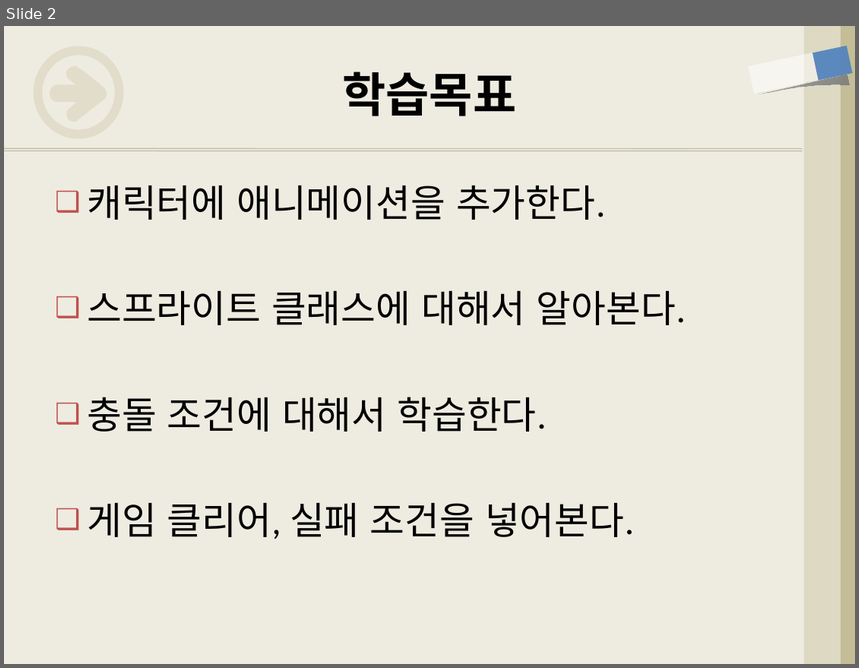
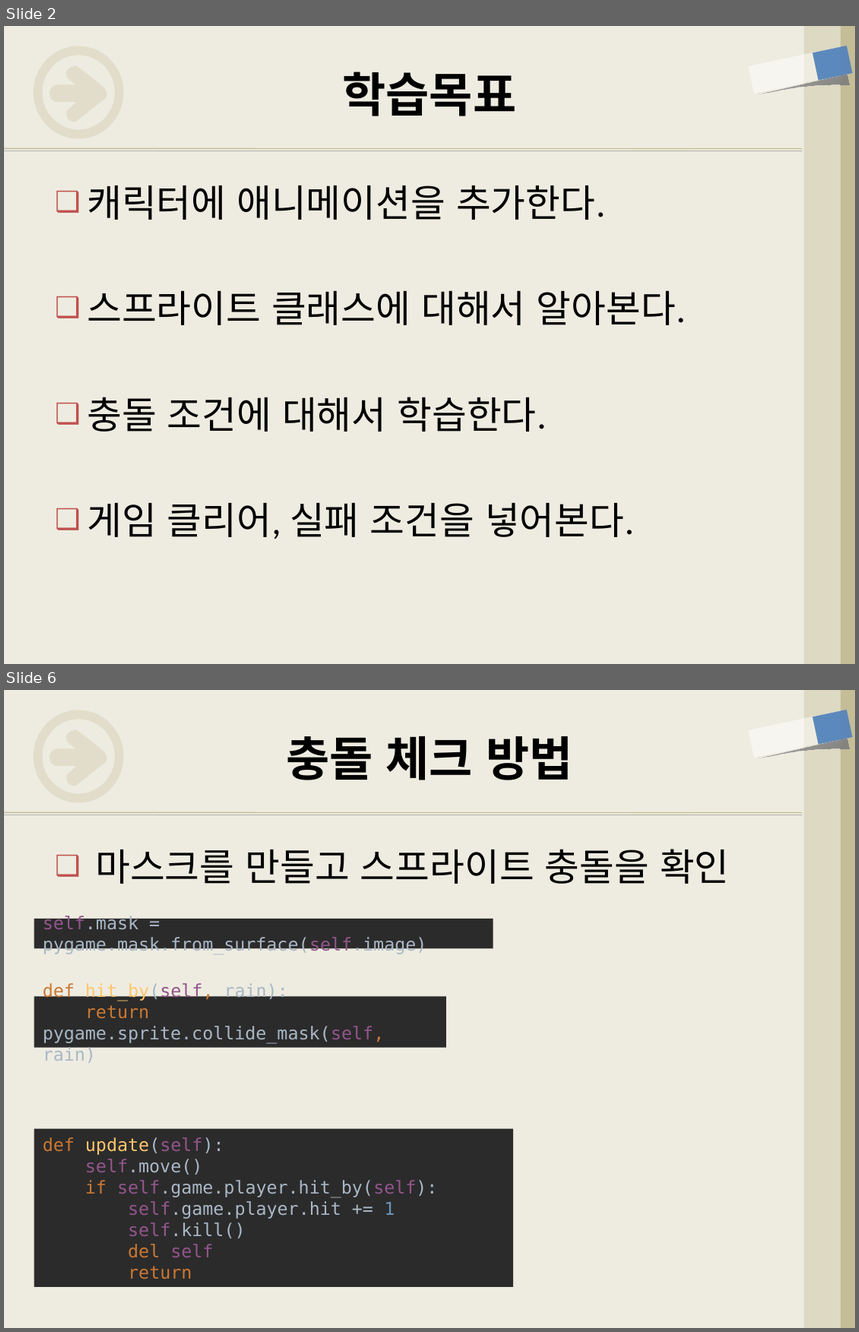
Before and after one commit to freshmea/weizman_python_class, a slide deck: textbook/파이썬5-4교시.pptx. Shown one above the other, each under a label of ours: slide 2 before the commit, slides 2 and 6 after it; the slides between them are not shown. The pictures are 859x668 and 859x1332 pixels, drawn with LibreOffice and Linux fonts; fonts in the diff are those of the drawing. Boxes give left, top, right and bottom in pixels: in the first picture for what was removed or moved away, otherwise in the second. Text is boxed around its words. In the diff, an @@ line names an element or a change of style, - is before the commit and + after.

Commit message:
5-4 수업 업데이트

```diff
--- a/textbook/파이썬5-4교시.pptx
+++ b/textbook/파이썬5-4교시.pptx
@@ slide 6 added at (4, 690, 855, 1328), background #EEECE1; not listed: 8 template elements that a slide beside it also shows @@
@@ title added at (286, 736, 573, 780), 40 pt, text #000000, bold @@
+충돌 체크 방법
@@ text added at (95, 849, 730, 884), 32 pt, text #000000 @@
+❑ 마스크를 만들고 스프라이트 충돌을 확인
@@ rectangle added at (34, 919, 493, 948), fill #2B2B2B, 15 pt, text #A9B7C6 @@
+self.mask = pygame.mask.from_surface(self.image)
@@ rectangle added at (34, 996, 446, 1047), fill #2B2B2B, 15 pt, text #A9B7C6 @@
+def hit_by(self, rain):
+return pygame.sprite.collide_mask(self, rain)
@@ rectangle added at (34, 1129, 513, 1287), fill #2B2B2B, 15 pt, text #A9B7C6 @@
+def update(self):
+self.move()
+if self.game.player.hit_by(self):
+self.game.player.hit += 1
+self.kill()
+del self
+return
```
Also in this commit, not shown: 2 slides changed, 3 other slides added, 5 slides removed, 1 other file.
